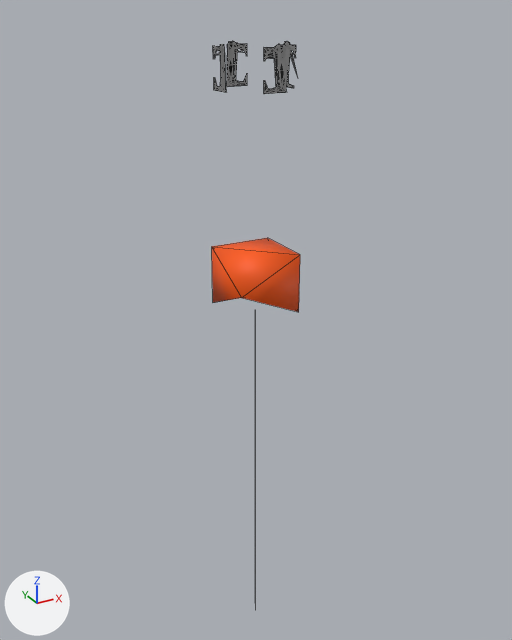
Two versions of the glTF model assets/actors/sideline/down_marker_lod2.glb, one commit apart.
Camera for both pictures: a 50 mm camera at (-1.68, -3.06, 3.57) aimed at (0.06, 0.09, 1.99). Every picture has the same lights, and +X, +Y and +Z are marked at lower left. The first picture is the older version. Mesh edges are drawn as thin lines. Where no turn or scale is listed for an object, it has been applied to the vertices.

Names of what the first picture shows: 'down_3_lod2', 'down_marker_lod2' and 3 more.
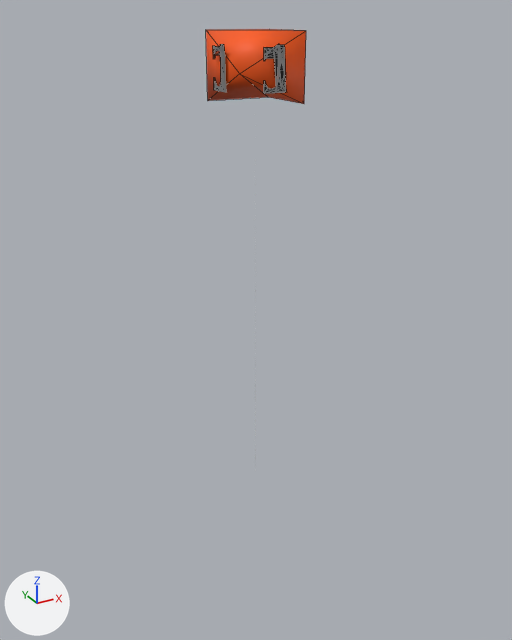
The newer file is also turned or shifted as a whole; pictures and numbers use the older file's frame.

What changed in the scene script:
```text
Add me_down_marker__prop_orange_002:
    me_down_marker__prop_orange_002.from_pydata([(-0.168, -0.168, 1.209), (-0.169, 0.167, 1.063), (-0.167, 0.169, 1.379), (0.169, -0.167, 1.063), (0.167, -0.169, 1.379), (0.167, 0.169, 1.061), (0.169, 0.167, 1.377)], [], [(5, 0, 1), (4, 0, 3), (2, 4, 6), (2, 5, 1), (6, 3, 5), (5, 3, 0), (0, 2, 1), (2, 0, 4), (2, 6, 5), (6, 4, 3)])
    me_down_marker__prop_orange_002.materials.append(mat_prop_orange)  # orange #ff5a00
Change ob_down_marker_lod2:
    ob_down_marker_lod2: bpy.data.objects.new('down_marker_lod2', me_down_marker_003) -> bpy.data.objects.new('down_marker_lod2', None)
Add ob_down_marker__prop_orange:
    ob_down_marker__prop_orange = bpy.data.objects.new('down_marker__prop_orange', me_down_marker__prop_orange_002)
    ob_down_marker__prop_orange.location = (0.0, 0.0, 2.1)
```

Pixel boxes [x1, y1, x2, y2] of what changed, in the pictures (512 x 640 px):
'down_marker__prop_orange', added (orange)
    after: [206, 29, 306, 104]
'down_marker_lod2', no longer drawn
    before: [212, 238, 300, 312]
